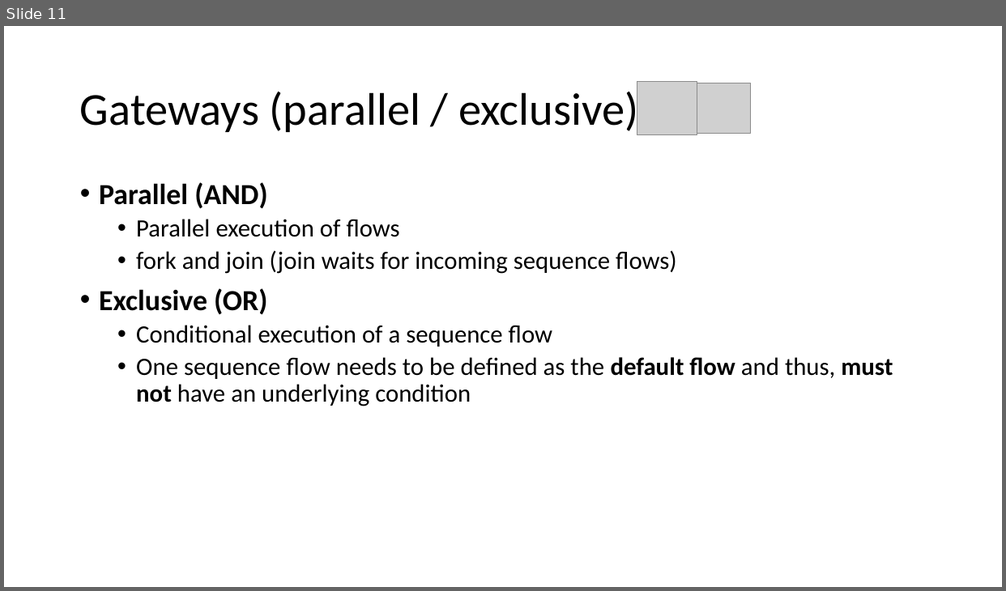
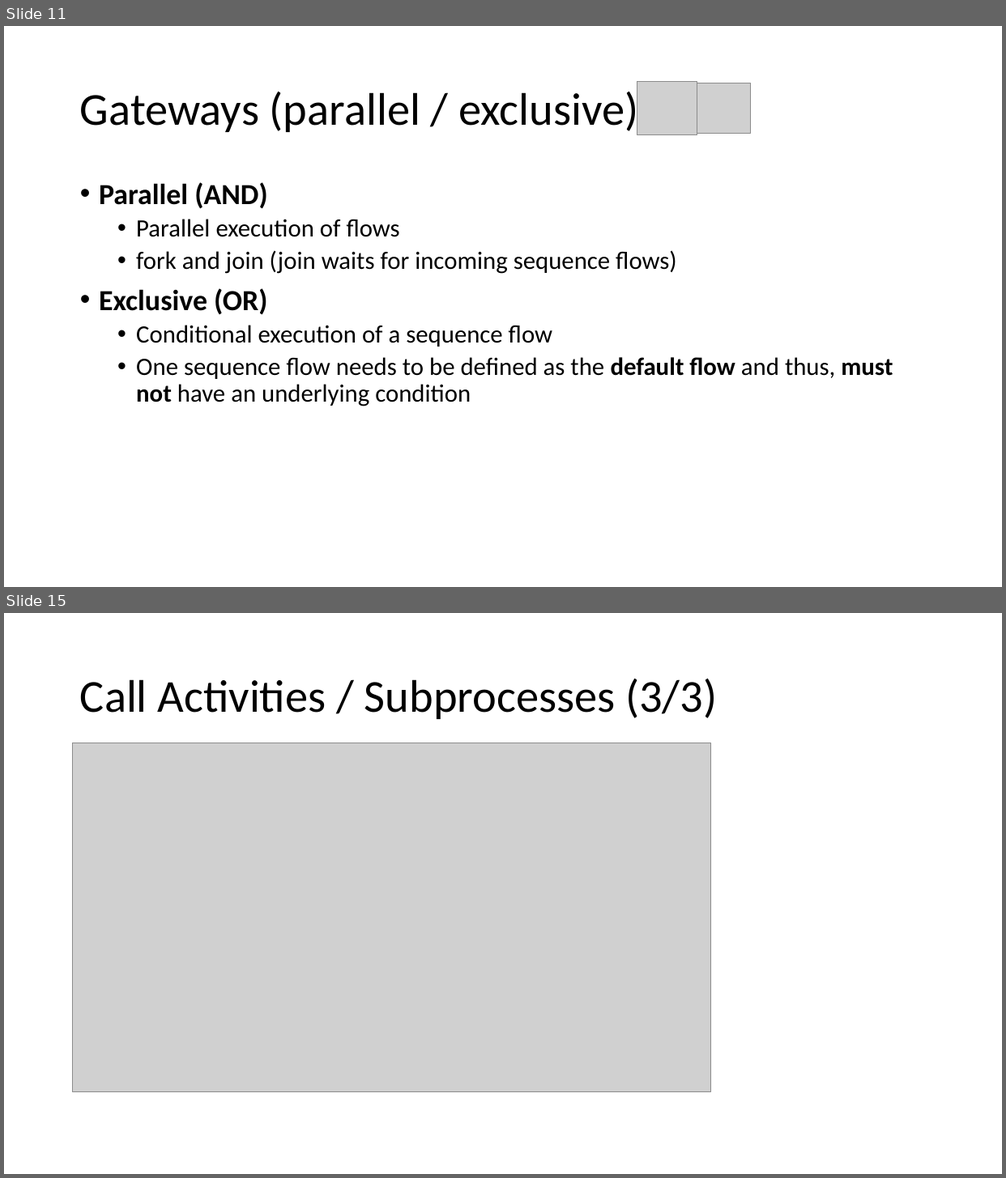
Before and after one commit to nkilchenmann/niks-flowable-demo, a slide deck: flowable-demo/src/main/resources/devsupport/Flowable_Demo.pptx. Shown one above the other, each under a label of ours: slide 11 before the commit, slides 11 and 15 after it; the slides between them are not shown. The pictures are 1006x591 and 1006x1178 pixels, drawn with LibreOffice and Linux fonts; fonts in the diff are those of the drawing; grey boxes stand for pictures. Boxes give left, top, right and bottom in pixels: in the first picture for what was removed or moved away, otherwise in the second. Text is boxed around its words. In the diff, an @@ line names an element or a change of style, - is before the commit and + after.

```diff
--- a/flowable-demo/src/main/resources/devsupport/Flowable_Demo.pptx
+++ b/flowable-demo/src/main/resources/devsupport/Flowable_Demo.pptx
@@ slide 15 added at (4, 613, 1002, 1174), background #FFFFFF @@
@@ title added at (80, 679, 717, 719), 44 pt, text #000000 @@
+Call Activities / Subprocesses (3/3)
@@ picture added at (73, 743, 710, 1093) @@
```
Also in this commit, not shown: 4 slides changed, 5 other slides added.
